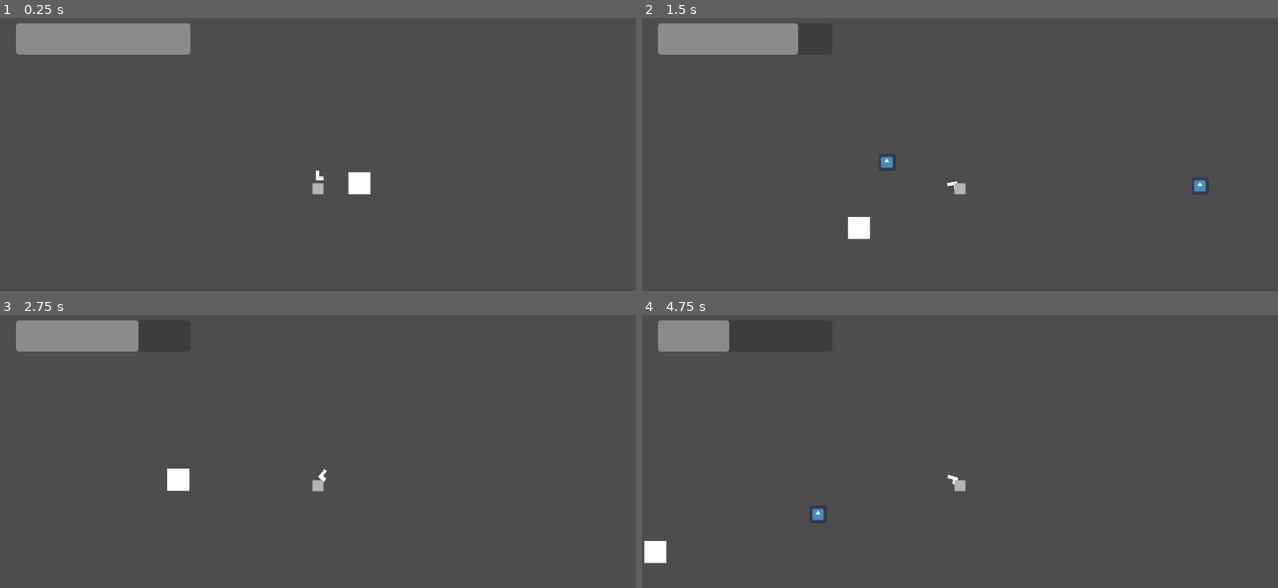
Above: before the commit, frames 1-4 (two rows, left to right).
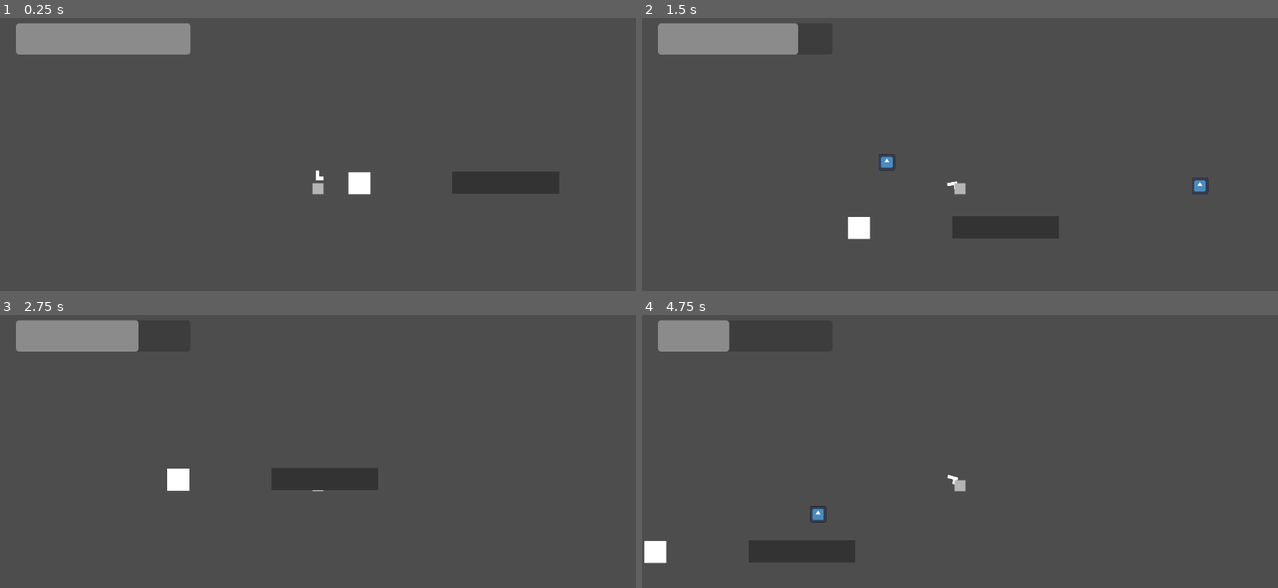
Above: after the commit, the same moments.

Repository: Newait/Mechanical_Revolution
Game: Godot game, scene res://scenes/game.tscn
The game is run twice, just before and just after one commit, with the same random seed, the same clock (stepped at 60 frames per second) and the same inputs. The project has no main scene, so this scene is started directly. The engine's default icon, where the game draws it, is replaced by a stand-in: a white triangle on a blue panel in a dark square.
Inputs (mouse positions are in pixels of both pictures, inside the frame that each line leads up to):
- Up to frame 1 (0.25 s): no input
- Up to frame 2 (1.5 s): tap Enter at 0.5 s; move the mouse to (1099, 170) at 0.52 s; hold Right (move_right) from 0.53 s (still down); click (1099, 170) at 0.6 s; tap Space (jump) at 0.77 s; move the mouse to (832, 206) at 1.27 s; click (832, 206) at 1.35 s
- Up to frame 3 (2.75 s): tap Space (jump) at 1.52 s; move the mouse to (381, 407) at 2.02 s; release Right (move_right) at 2.03 s; hold Left (move_left) from 2.03 s (still down); click (381, 407) at 2.1 s
- Up to frame 4 (4.75 s): move the mouse to (928, 557) at 2.77 s; release Left (move_left) at 2.78 s; hold Right (move_right) 2.78-4.28 s; click (928, 557) at 2.85 s; tap Space (jump) at 3.02, 3.77, 4.52 s; move the mouse to (1150, 538) at 3.52 s; click (1150, 538) at 3.6 s; move the mouse to (769, 432) at 4.27 s; hold Left (move_left) from 4.28 s (still down); click (769, 432) at 4.35 s

The runs differ from the first frame. In frame 1, 1.3% of the frame differs, in the area x 71-88%, y 56-65%; in frame 2, 1.4%, in the area x 48-66%, y 72-81%; in frame 3, 1.3%; in frame 4, 1.4%.

Commit message:
Wallrun start

Diff:
--- a/mechanical-revolution/project.godot
+++ b/mechanical-revolution/project.godot
@@ -38,3 +38,9 @@
 "events": [Object(InputEventMouseButton,"resource_local_to_scene":false,"resource_name":"","device":-1,"window_id":0,"a …(261 unchanged characters)…
 ]
 }
+
+[layer_names]
+
+2d_physics/layer_1="Default"
+2d_physics/layer_2="Wallrun"
+2d_physics/layer_3="PlayerProjectile"
--- a/mechanical-revolution/scenes/game.tscn
+++ b/mechanical-revolution/scenes/game.tscn
@@ -1,7 +1,8 @@
-[gd_scene load_steps=4 format=3 uid="uid://cfdse231xuejh"]
+[gd_scene load_steps=5 format=3 uid="uid://cfdse231xuejh"]
 
 [ext_resource type="PackedScene" uid="uid://bthhrey1wx5os" path="res://scenes/player.tscn" id="1_uwrxv"]
 [ext_resource type="Script" uid="uid://balkvqtweaibj" path="res://scripts/game_manager.gd" id="1_yqjtg"]
+[ext_resource type="PackedScene" uid="uid://copky477kjpps" path="res://scenes/wallrun.tscn" id="3_lnu2h"]
 
 [sub_resource type="WorldBoundaryShape2D" id="WorldBoundaryShape2D_8cj0n"]
 
@@ -49,3 +50,7 @@
 step = 0.1
 value = 100.0
 show_percentage = false
+
+[node name="Wallrun" parent="." instance=ExtResource("3_lnu2h")]
+position = Vector2(342, -22)
+scale = Vector2(4.8329263, 1)
--- a/mechanical-revolution/scenes/player_projectile.tscn
+++ b/mechanical-revolution/scenes/player_projectile.tscn
@@ -7,6 +7,7 @@
 radius = 16.03122
 
 [node name="PlayerProjectile" type="Area2D"]
+collision_layer = 4
 script = ExtResource("1_oxij3")
 travel_speed = 800.0
 
--- /dev/null
+++ b/mechanical-revolution/scenes/wallrun.tscn
@@ -0,0 +1,24 @@
+[gd_scene load_steps=2 format=3 uid="uid://copky477kjpps"]
+
+[sub_resource type="RectangleShape2D" id="RectangleShape2D_nxoy0"]
+size = Vector2(40, 40)
+
+[node name="Wallrun" type="Area2D"]
+collision_layer = 2
+
+[node name="ColorRect" type="ColorRect" parent="."]
+anchors_preset = 8
+anchor_left = 0.5
+anchor_top = 0.5
+anchor_right = 0.5
+anchor_bottom = 0.5
+offset_left = -20.0
+offset_top = -20.0
+offset_right = 20.0
+offset_bottom = 20.0
+grow_horizontal = 2
+grow_vertical = 2
+color = Color(0.20152658, 0.20152658, 0.20152658, 1)
+
+[node name="CollisionShape2D" type="CollisionShape2D" parent="."]
+shape = SubResource("RectangleShape2D_nxoy0")
